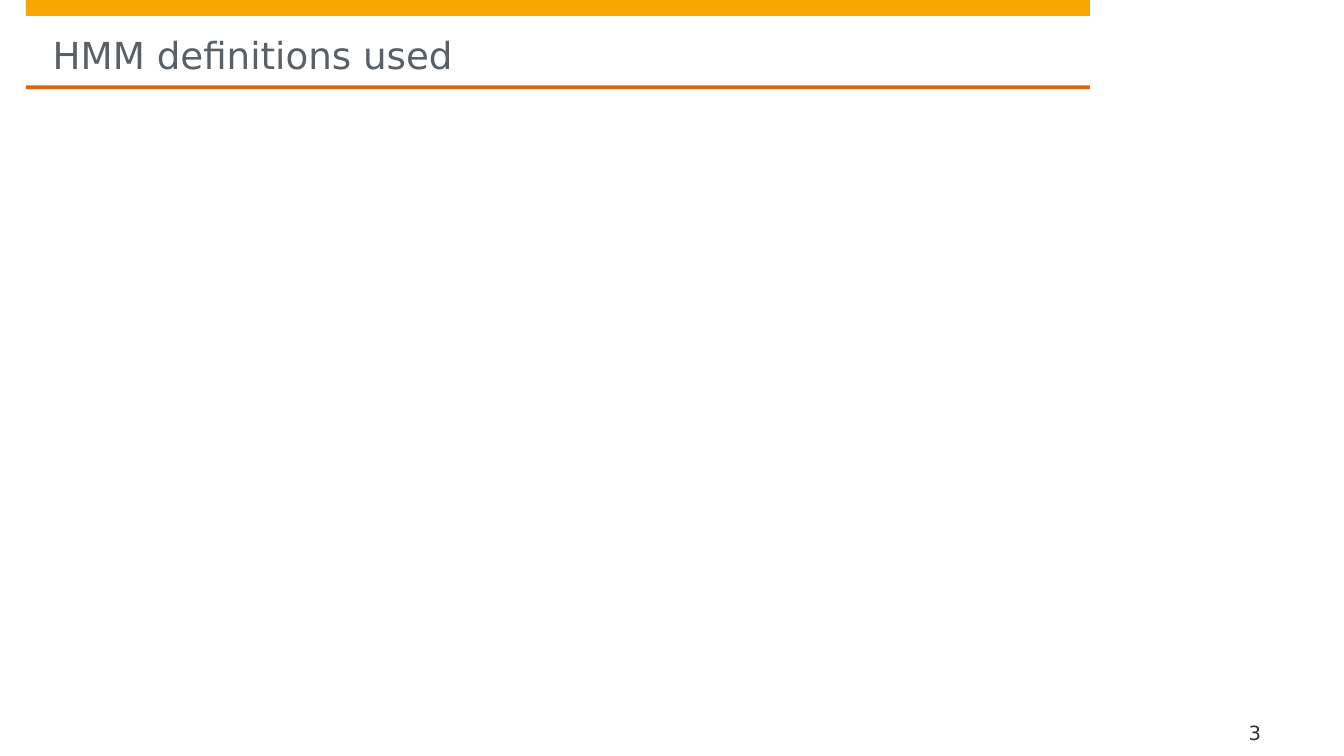
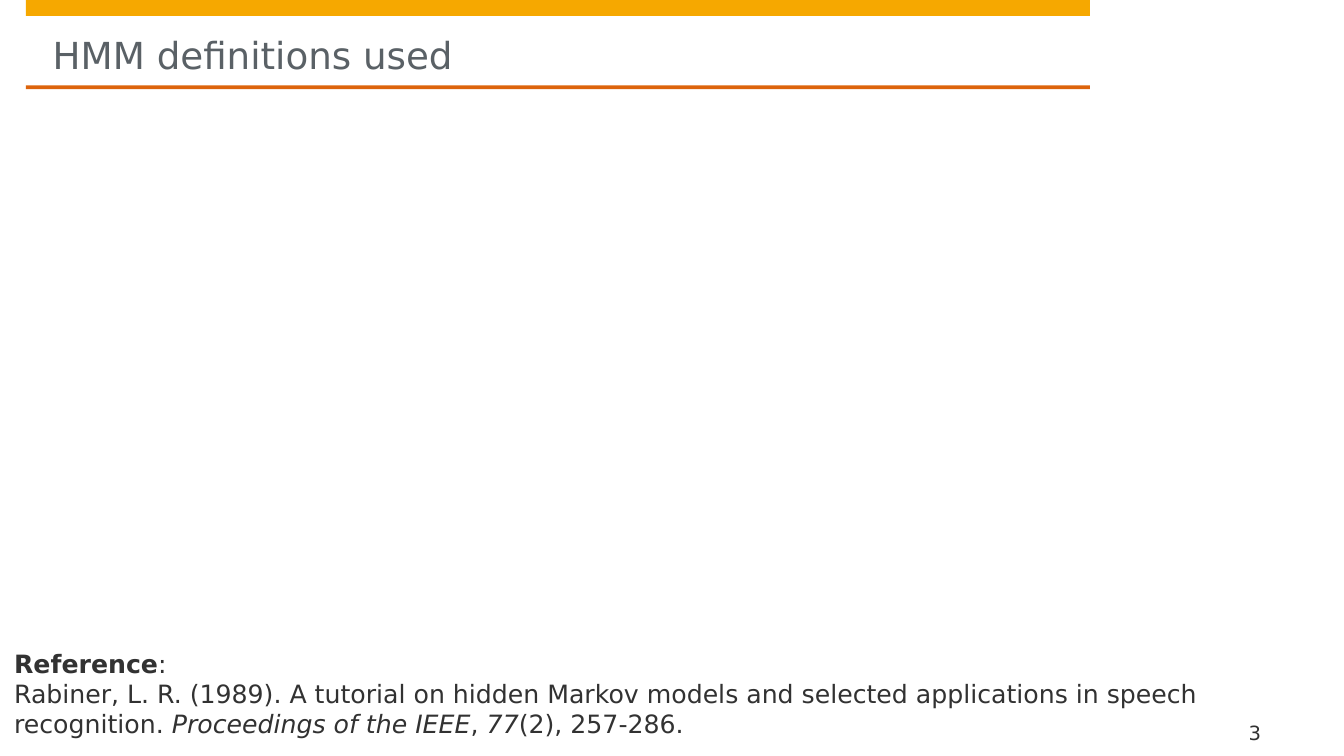
Before and after one commit to hpi-sam/HMM-Learning4SAS, a slide deck: slide 3 of projects/HMM/P2 - Hidden Markov Model.pptx. Drawn at 1344x756 pixels with LibreOffice and Linux fonts; fonts in the diff are those of the drawing; grey boxes stand for pictures; background and template pictures are left out. Boxes give left, top, right and bottom in pixels: in the first picture for what was removed or moved away, otherwise in the second. Text is boxed around its words. In the diff, an @@ line names an element or a change of style, - is before the commit and + after.

```diff
--- a/projects/HMM/P2 - Hidden Markov Model.pptx
+++ b/projects/HMM/P2 - Hidden Markov Model.pptx
@@ text added at box(14, 654, 1197, 739), 18 pt, text #323232 @@
+Reference:
+Rabiner, L. R. (1989). A tutorial on hidden Markov models and selected applications in speech recognition. Proceedings of the IEEE, 77(2), 257-286.
```
Also in this commit, not shown: 2 other slides changed, 1 slide added.
